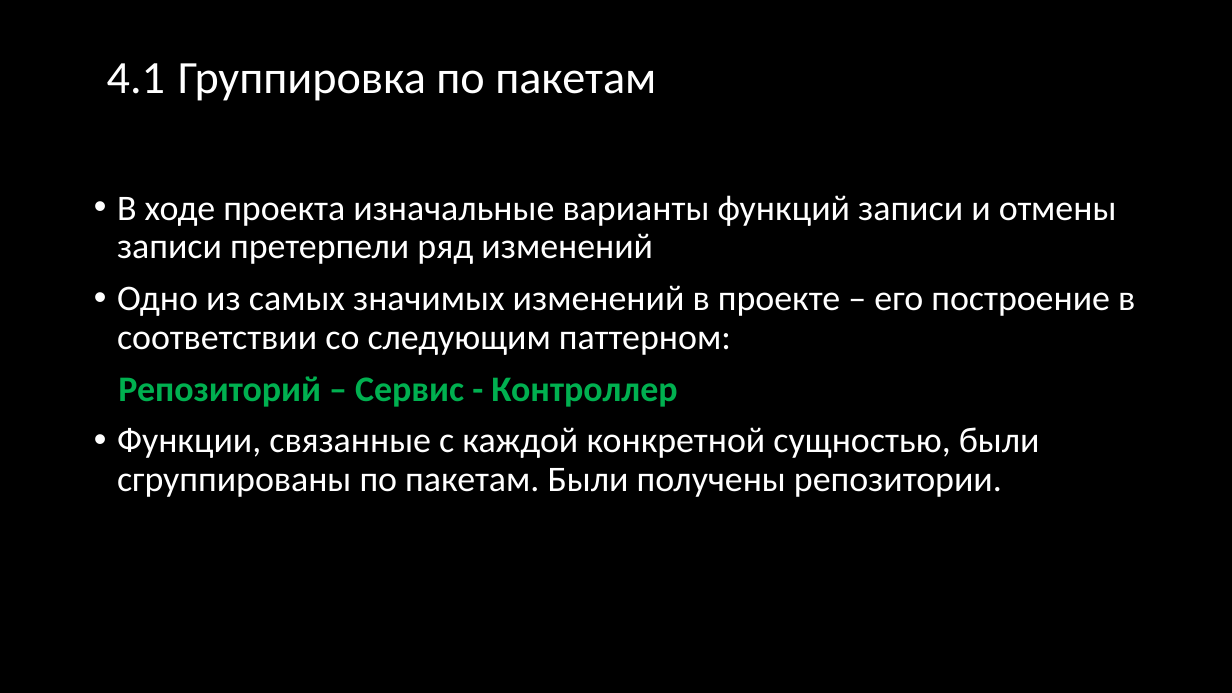
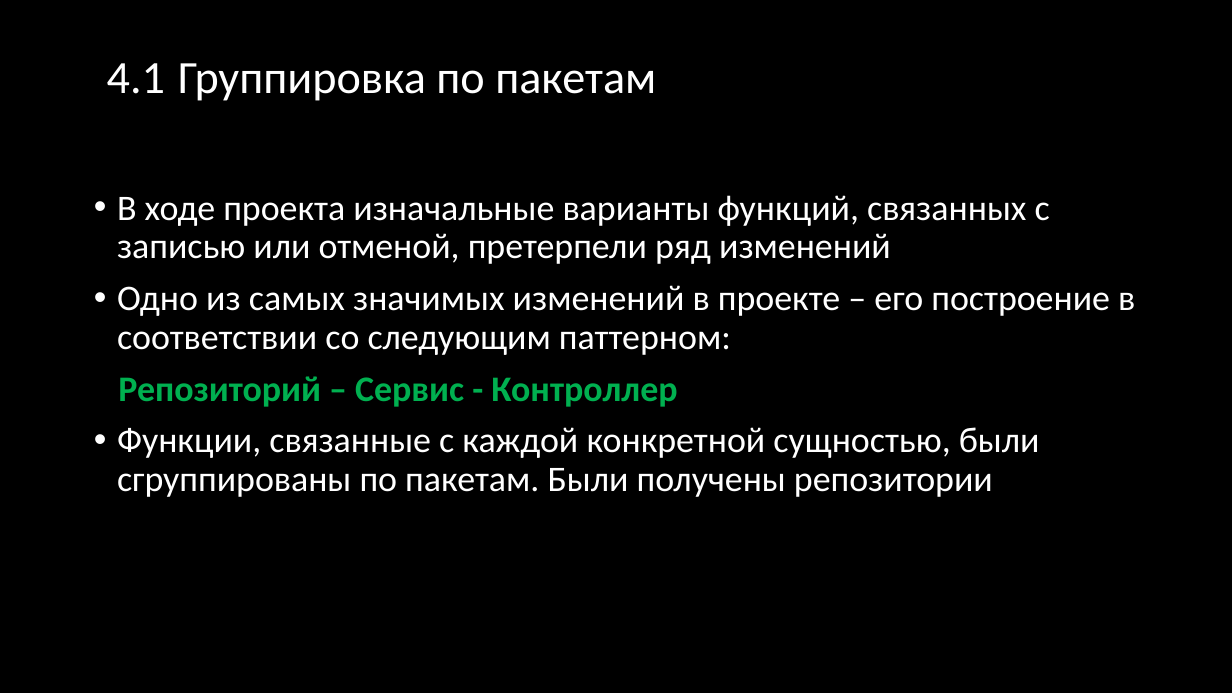
Before and after one commit to 97Lazorenko/Demo_day_2, a slide deck: slide 5 of Лазоренко А.А. - PLSQL - демодень 2.pptx. Drawn at 1232x693 pixels with LibreOffice and Linux fonts; fonts in the diff are those of the drawing. Boxes give left, top, right and bottom in pixels: in the first picture for what was removed or moved away, otherwise in the second. Text is boxed around its words. In the diff, an @@ line names an element or a change of style, - is before the commit and + after.

```diff
--- a/Лазоренко А.А. - PLSQL - демодень 2.pptx
+++ b/Лазоренко А.А. - PLSQL - демодень 2.pptx
@@ text at [117,195,1050,264]: text changed @@
-• В ходе проекта изначальные варианты функций записи и отмены записи претерпели ряд изменений
+• В ходе проекта изначальные варианты функций, связанных с записью или отменой, претерпели ряд изменений
@@ text at [117,427,1040,497]: text changed @@
-• Функции, связанные с каждой конкретной сущностью, были сгруппированы по пакетам. Были получены репозитории.
+• Функции, связанные с каждой конкретной сущностью, были сгруппированы по пакетам. Были получены репозитории
```
Also in this commit, not shown: 1 other slide changed.
